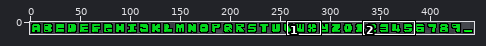
Edited in one commit: pixel-art file (tests/sprites/hacker-font.aseprite). Above: a wide view before the commit, with the close-up outlined.
Close-up. Old version:
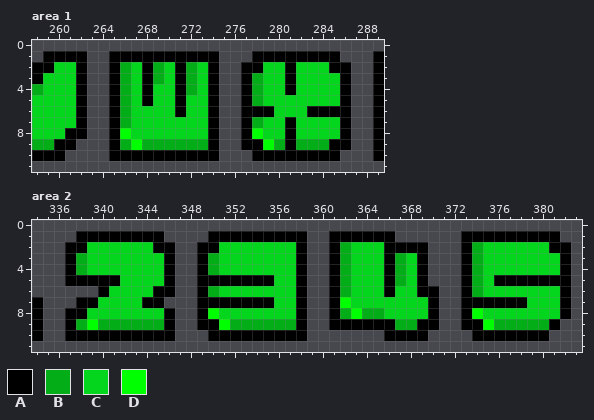
444x12 pixels, 1 frame. Shown: area 1: x 258..289, y 0..11; area 2: x 334..383, y 0..11.
Palette (. is transparent): A #000000  B #02ad18  C #03d61d  D #00ff00
Pixels before, area 1, first column x 258:
 1 .AAAA..AAAAAAAAAA...AAAAAAAA...A
 2 AACCA..ABCABCABCA..AACCACCCAA..A
 3 ACCCA..ABCABCABCA..ABCCACCCCA..A
 4 BCCCA..ABCACCABCA..ABCCACCCCA..A
 5 CCCCA..ABCACCACCA..ABCCCCCCCA..A
 6 CCCCA..ABCCCCACCA..AAACCCAAAA..A
 7 CCCCA..ABCCCCCCCA..ABCCACCCCA..A
 8 CCCAA..ADCCCCCCCA..ADCCACCCCA..A
 9 BBAA...ABDBBBBBBA..AADBABBBAA..A
10 AAA....AAAAAAAAAA...AAAAAAAA...A
Pixels before, area 2, first column x 334:
 1 ....AAAAAAAA....AAAAAAAAA..AAAAAA......AAAAAAAAA.
 2 ...AACCCCCCAA..AACCCCCCCA..ABCCCAAAA...ABCCCCCCAA
 3 ...ABCCCCCCCA..ABCCCCCCCA..ABCCCABCA...ABCCCCCCCA
 4 ...ABCCCCCCCA..ABCCCCCCCA..ABCCCABCA...ABCCCCCCCA
 5 ...AAAAACCCCA..AAAAAAACCA..ABCCCABCA...ABCAAAAAAA
 6 ......ACCCCAA..ABCCCCCCCA..ABCCCACCAA..ABCCCCCCCA
 7 A...AACCCCAA...AAAAAAACCA..ADCCCCCCCA..AAAAAACCCA
 8 A..AACCCCCCCA..ADCCCCCCCA..ABDBBCCCCA..ADCCCCCCCA
 9 A..ABDBBBBBBA..AADBBBBBBA..AAAAAABBAA..AADBBBBBA.
10 A..AAAAAAAAAA...AAAAAAAAA.......AAAA....AAAAAAA..
And afterwards:
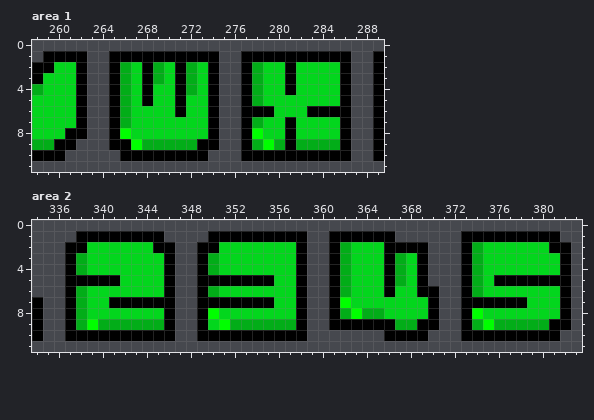
Change:
Area 1:
y 1: x 277 . -> A; x 286 . -> A
y 2: x 278 A -> B; x 285 A -> C
y 9: x 266 B -> A; x 273 B -> A; x 278 A -> B; x 285 A -> B
y 10: x 265 A -> .; x 274 A -> .; x 277 . -> A; x 286 . -> A
Area 2:
y 6: x 337..340 ...A -> ABCC; x 345 A -> C
y 7: x 337..339 .AA -> ABC; x 341..343 CCC -> AAA; x 346 . -> A
y 8: x 338 A -> B
y 9: x 350 A -> C; x 374 A -> B; x 382 . -> A
y 10: x 349 . -> A; x 373 . -> A; x 381 . -> A
